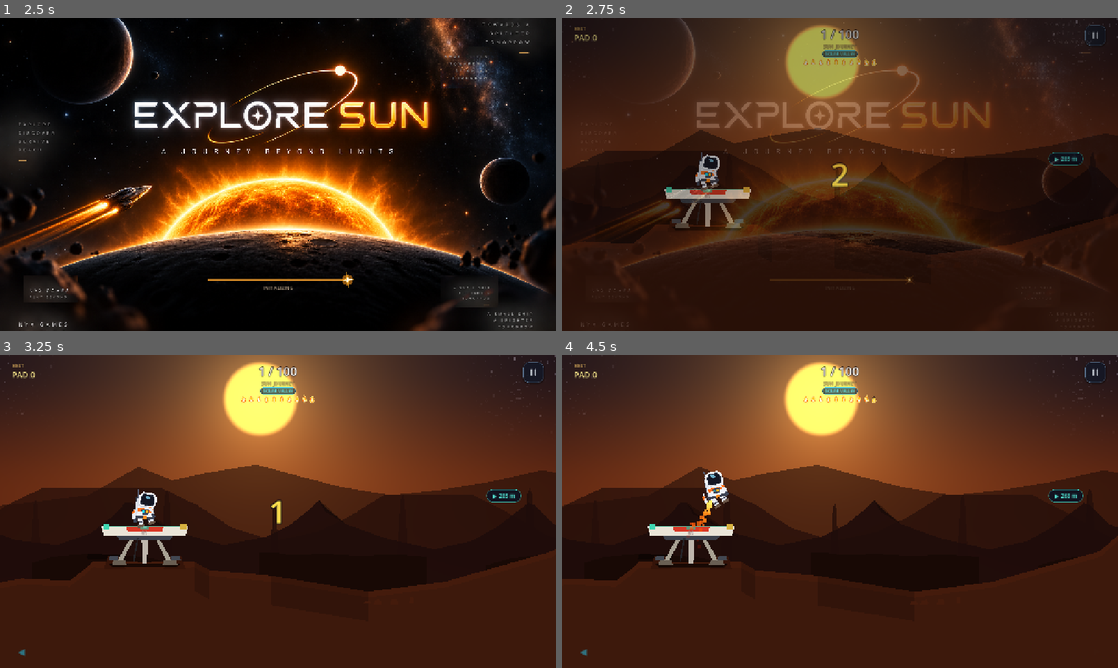
Above: before the commit, frames 1-4 (two rows, left to right).
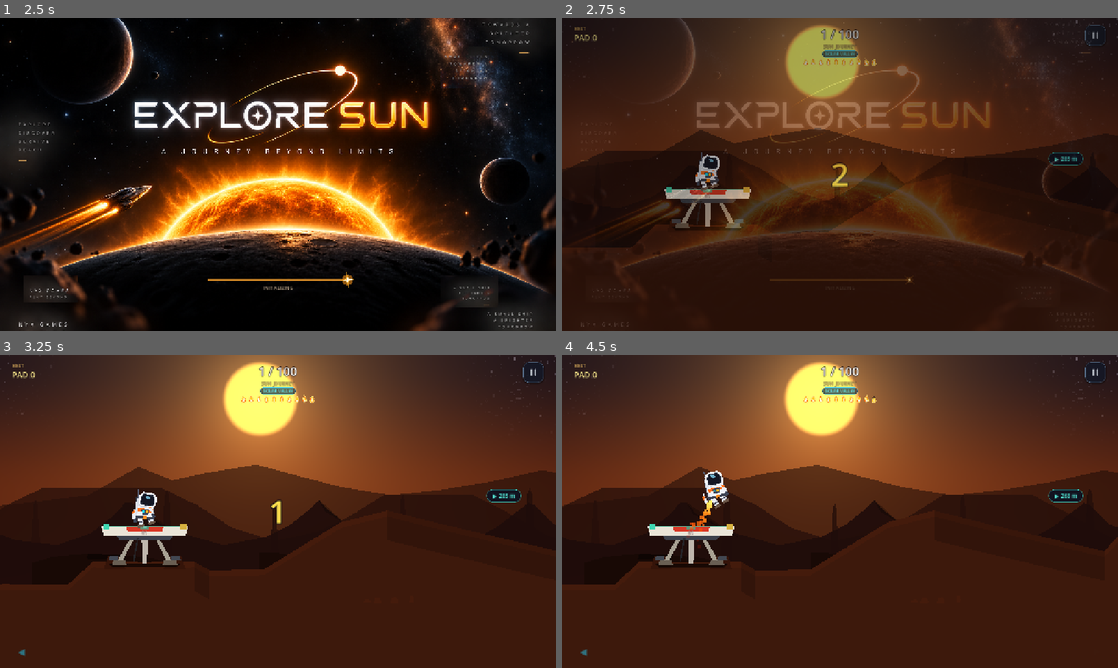
Above: after the commit, the same moments.

Repository: Tamizharuvi2006/space-adventure
Game: Godot game, scene res://scenes/main.tscn
Same seed, same stepped clock (60 frames per second), same inputs: the game is played once before the commit and once after it. Sound files missing from this copy of the repository are replaced by a short silence.
Inputs (mouse positions are in pixels of both pictures, inside the frame that each line leads up to):
- Up to frame 1 (2.5 s): tap Enter at 0.5 s; move the mouse to (400, 158) at 0.52 s; hold D 0.53-1.25 s; tap R at 0.6 s; click (400, 158) at 0.67 s; tap Space at 0.77 s; click (533, 36) at 1.25 s; click "↺ RETRY" at 2 s
- Up to frame 2 (2.75 s): no input
- Up to frame 3 (3.25 s): drag from (166, 527) to (250, 574) at 2.77 s
- Up to frame 4 (4.5 s): tap Space at 3.5 s; move the mouse to (895, 442) at 3.52 s; hold D 3.53-4.25 s; hold E 3.53-4.25 s; drag from (812, 574) to (673, 464) at 4.27 s

Frame 1 is identical in both runs. In frame 2, 0.4% of the frame differs, in the area x 5-89%, y 53-76%; in frame 3, 5.4%; in frame 4, 5.5%, in the area x 0-100%, y 52-76%.

Commit message:
Fix terrain visual variety: 6 distinct motif shapes, CLIFF_RIGHT formation, crater bowl arcs, deeper gorge scaling
- build_canyon_segment(): MESA/VALLEY_SHELF no longer collapse to same fallthrough.
  All 6 motifs now render distinct inter-pad terrain shapes:
  MESA=shallow plateau, VALLEY_SHELF=sharp V-gorge, CLIFF_LEFT=left-wall drop,
  CLIFF_RIGHT=right-wall drop (new), MOUNTAIN_PEAK=ridge crest above pads,
  CRATER_RIM=wide broad bowl with flat floor.
- build_station_formation(): Add CLIFF_RIGHT as proper mirror of CLIFF_LEFT.
  Cliff wall now towers on the RIGHT, chasm drops on the LEFT.
- _add_crater_bowl_arcs(): Implement instead of pass. Draws two stone arc walls
  (left+right) inside the crater bowl zone so crater rims read as a bowl.
- dip scaling: clampf(dx*0.10, 55.0, 220.0) — long milestone glides (2200+px)
  now show dramatically deeper gorges (220px vs old 95px cap).

Diff:
--- a/scripts/terrain_generator.gd
+++ b/scripts/terrain_generator.gd
@@ -261,7 +261,7 @@
 			_add_talus_scree(chunk_node, shelf_l - 25.0, shelf_r + 25.0, footing_y, base_rock)
 
 		FormationType.CLIFF_LEFT:
-			# ── 2. CLIFF SHELF — Pad carved into sheer rock wall, jutting over canyon chasm ─
+			# ── 2. CLIFF SHELF LEFT — Pad carved into left wall, drops into chasm on right ─
 			far_left = pos.x - half_w - 90.0
 			far_right = pos.x + half_w + 380.0
 			var shelf_l = pos.x - half_w - 18.0
@@ -289,6 +289,34 @@
 			_add_talus_scree(chunk_node, shelf_r + 60.0, shelf_r + 220.0, footing_y + 450.0, base_rock)
 			_add_chasm_monolith(chunk_node, pos.x + 380.0, footing_y - 45.0, base_rock, strata_col)
 
+		FormationType.CLIFF_RIGHT:
+			# ── 3. CLIFF SHELF RIGHT — Mirror: cliff wall towers on RIGHT, chasm drops on LEFT ─
+			far_left = pos.x - half_w - 380.0
+			far_right = pos.x + half_w + 90.0
+			var shelf_l2 = pos.x - half_w - 14.0
+			var shelf_r2 = pos.x + half_w + 18.0
+
+			surface_points = [
+				Vector2(far_left, footing_y + 600.0),          # Deep canyon gorge floor on left
+				Vector2(far_left + 120.0, footing_y + 560.0),
+				Vector2(far_left + 225.0, footing_y + 460.0),  # Canyon talus bench
+				Vector2(far_left + 310.0, footing_y + 340.0),
+				Vector2(shelf_l2 - 25.0, footing_y + 190.0),  # Sheer vertical canyon drop
+				Vector2(shelf_l2 - 12.0, footing_y + 55.0),
+				Vector2(shelf_l2, footing_y),                  # Sheer cantilever shelf edge!
+				Vector2(pos.x, footing_y + 1.0),
+				Vector2(shelf_r2, footing_y),                  # Pad shelf niche carved into right wall
+				Vector2(shelf_r2 + 22.0, footing_y - 18.0),
+				Vector2(far_right - 15.0, footing_y - 60.0),
+				Vector2(far_right + 15.0, footing_y - 110.0),
+				Vector2(far_right + 40.0, footing_y - 160.0),  # High cliff crest towering right
+			]
+			_build_faceted_rock_layers(chunk_node, surface_points, far_left, far_right + 40.0, abyss_depth_y, base_rock, strata_col)
+			_add_bedrock_anchor_system(chunk_node, pos.x, footing_y, half_w, base_rock)
+			_add_thermal_vent(chunk_node, shelf_l2 - 30.0, footing_y + 195.0)
+			_add_talus_scree(chunk_node, shelf_l2 - 220.0, shelf_l2 - 60.0, footing_y + 450.0, base_rock)
+			_add_chasm_monolith(chunk_node, pos.x - 380.0, footing_y - 45.0, base_rock, strata_col)
+
 		FormationType.MOUNTAIN_PEAK:
 			# ── 3. RIDGE CREST — Razor-sharp mountain ridge peak ────────────────────
 			far_left = pos.x - half_w - 220.0
@@ -337,28 +365,58 @@
 			_add_bedrock_anchor_system(chunk_node, pos.x, footing_y, half_w, base_rock)
 			_add_talus_scree(chunk_node, shelf_r + 30.0, shelf_r + 140.0, footing_y + 180.0, base_rock)
 
-		FormationType.VALLEY_SHELF, _:
-			# ── 5. VALLEY SHELF — Elevated rock bench inside a deep canyon basin ───
+		FormationType.VALLEY_SHELF:
+			# ── 5. VALLEY SHELF — Elevated bench with a flanking rock pinnacle and lower gorge ─
 			far_left = pos.x - half_w - 160.0
 			far_right = pos.x + half_w + 200.0
-			var shelf_l = pos.x - half_w - 18.0
-			var shelf_r = pos.x + half_w + 18.0
+			var shelf_l_vs = pos.x - half_w - 18.0
+			var shelf_r_vs = pos.x + half_w + 18.0
 
 			surface_points = [
 				Vector2(far_left, footing_y + 420.0),
 				Vector2(far_left + 45.0, footing_y + 240.0),
-				Vector2(shelf_l - 65.0, footing_y + 95.0),
-				Vector2(shelf_l, footing_y),                  # Valley shelf ledge
+				Vector2(shelf_l_vs - 65.0, footing_y + 95.0),
+				Vector2(shelf_l_vs, footing_y),                # Valley shelf ledge
 				Vector2(pos.x, footing_y + 2.0),
-				Vector2(shelf_r, footing_y),
-				Vector2(shelf_r + 30.0, footing_y + 45.0),
-				Vector2(shelf_r + 75.0, footing_y - 25.0),    # Flanking rock pinnacle
-				Vector2(shelf_r + 120.0, footing_y + 140.0),
+				Vector2(shelf_r_vs, footing_y),
+				Vector2(shelf_r_vs + 30.0, footing_y + 45.0),
+				Vector2(shelf_r_vs + 75.0, footing_y - 25.0),  # Flanking rock pinnacle
+				Vector2(shelf_r_vs + 120.0, footing_y + 140.0),
 				Vector2(far_right, footing_y + 420.0),
 			]
 			_build_faceted_rock_layers(chunk_node, surface_points, far_left, far_right, abyss_depth_y, base_rock, strata_col)
 			_add_bedrock_anchor_system(chunk_node, pos.x, footing_y, half_w, base_rock)
-			_add_talus_scree(chunk_node, shelf_l - 45.0, shelf_r + 45.0, footing_y, base_rock)
+			_add_talus_scree(chunk_node, shelf_l_vs - 45.0, shelf_r_vs + 45.0, footing_y, base_rock)
+
+		_:
+			# ── 6. MESA (default) — Wide flat-top butte, symmetric stepped sides ────────
+			far_left = pos.x - half_w - 240.0
+			far_right = pos.x + half_w + 240.0
+			var shelf_l_m = pos.x - half_w - 20.0
+			var shelf_r_m = pos.x + half_w + 20.0
+
+			surface_points = [
+				Vector2(far_left, footing_y + 480.0),
+				Vector2(far_left + 60.0, footing_y + 340.0),
+				Vector2(far_left + 110.0, footing_y + 240.0),
+				Vector2(shelf_l_m - 90.0, footing_y + 160.0),
+				Vector2(shelf_l_m - 45.0, footing_y + 70.0),
+				Vector2(shelf_l_m - 15.0, footing_y + 18.0),
+				Vector2(shelf_l_m, footing_y),
+				Vector2(pos.x - half_w * 0.4, footing_y + 2.0),
+				Vector2(pos.x, footing_y),
+				Vector2(pos.x + half_w * 0.4, footing_y + 2.0),
+				Vector2(shelf_r_m, footing_y),
+				Vector2(shelf_r_m + 15.0, footing_y + 18.0),
+				Vector2(shelf_r_m + 45.0, footing_y + 70.0),
+				Vector2(shelf_r_m + 90.0, footing_y + 160.0),
+				Vector2(far_right - 110.0, footing_y + 240.0),
+				Vector2(far_right - 60.0, footing_y + 340.0),
+				Vector2(far_right, footing_y + 480.0),
+			]
+			_build_faceted_rock_layers(chunk_node, surface_points, far_left, far_right, abyss_depth_y, base_rock, strata_col)
+			_add_bedrock_anchor_system(chunk_node, pos.x, footing_y, half_w, base_rock)
+			_add_talus_scree(chunk_node, shelf_l_m - 25.0, shelf_r_m + 25.0, footing_y, base_rock)
 
 # ─── Multi-Faceted Geological Layer Builder ──────────────────────────────────
 func _build_faceted_rock_layers(chunk: Node2D, surface_pts: PackedVector2Array, far_left: float, far_right: float, abyss_y: float, rock_col: Color, strata_col: Color) -> void:
@@ -545,8 +603,49 @@
 func _add_cliff_face_cracks(_chunk: Node2D, _cliff_left: float, _shelf_l: float, _top_y: float, _shelf_y: float, _rock_col: Color) -> void:
 	pass
 
-func _add_crater_bowl_arcs(_chunk: Node2D, _rim_x: float, _far_x: float, _deck_y: float, _strata_col: Color) -> void:
-	pass
+func _add_crater_bowl_arcs(chunk: Node2D, rim_x: float, far_x: float, deck_y: float, strata_col: Color) -> void:
+	# Draw a visible curved stone arc rising from the crater bowl floor,
+	# suggesting the inner bowl shape of the crater rim pad.
+	var bowl_center_x = rim_x + (far_x - rim_x) * 0.45
+	var bowl_depth = 180.0
+	var bowl_width = (far_x - rim_x) * 0.7
+
+	# Left arc wall
+	var arc_left: PackedVector2Array = [
+		Vector2(rim_x + 30.0, deck_y),
+		Vector2(rim_x + 55.0, deck_y + 55.0),
+		Vector2(rim_x + 90.0, deck_y + 110.0),
+		Vector2(bowl_center_x - bowl_width * 0.35, deck_y + bowl_depth),
+		Vector2(bowl_center_x, deck_y + bowl_depth + 20.0),   # Bowl floor center
+		Vector2(bowl_center_x, deck_y + bowl_depth + 50.0),
+		Vector2(bowl_center_x - bowl_width * 0.35, deck_y + bowl_depth + 45.0),
+		Vector2(rim_x + 80.0, deck_y + 130.0),
+		Vector2(rim_x + 42.0, deck_y + 70.0),
+		Vector2(rim_x + 20.0, deck_y + 18.0),
+	]
+	var arc_l_poly = Polygon2D.new()
+	arc_l_poly.name = "CraterBowlArcL"
+	arc_l_poly.polygon = arc_left
+	arc_l_poly.color = Color(strata_col.r * 0.55, strata_col.g * 0.50, strata_col.b * 0.45, 0.72)
+	chunk.add_child(arc_l_poly)
+
+	# Right arc wall
+	var arc_right: PackedVector2Array = [
+		Vector2(bowl_center_x, deck_y + bowl_depth + 20.0),
+		Vector2(bowl_center_x + bowl_width * 0.35, deck_y + bowl_depth),
+		Vector2(far_x - 60.0, deck_y + 120.0),
+		Vector2(far_x - 30.0, deck_y + 60.0),
+		Vector2(far_x - 10.0, deck_y + 15.0),
+		Vector2(far_x - 15.0, deck_y + 40.0),
+		Vector2(far_x - 50.0, deck_y + 90.0),
+		Vector2(bowl_center_x + bowl_width * 0.35, deck_y + bowl_depth + 40.0),
+		Vector2(bowl_center_x, deck_y + bowl_depth + 50.0),
+	]
+	var arc_r_poly = Polygon2D.new()
+	arc_r_poly.name = "CraterBowlArcR"
+	arc_r_poly.polygon = arc_right
+	arc_r_poly.color = Color(strata_col.r * 0.45, strata_col.g * 0.42, strata_col.b * 0.38, 0.65)
+	chunk.add_child(arc_r_poly)
 
 # ─── Canyon Chasm Monolith (rises from deep canyon floor below flight path) ──
 func _add_chasm_monolith(chunk: Node2D, center_x: float, peak_y: float, rock_col: Color, _strata_col: Color) -> void:
@@ -699,7 +798,9 @@
 
 	var dx = shelf_bl - start_x
 	var max_y = maxf(footing_ya, footing_yb)
-	var dip = clampf(dx * 0.12, 35.0, 95.0)
+	# Fix 4: Scale dip with gap distance so long glides show dramatically deeper gorges.
+	# Previously capped at 95px — now scales up to 220px for long milestone flights.
+	var dip = clampf(dx * 0.10, 55.0, 220.0)
 
 	var surface_points: PackedVector2Array = []
 	surface_points.append(Vector2(start_x, footing_ya))
@@ -707,34 +808,60 @@
 
 	match motif:
 		FormationType.CLIFF_LEFT:
-			surface_points.append(Vector2(start_x + dx * 0.18, footing_ya + dip * 0.40))
-			surface_points.append(Vector2(start_x + dx * 0.35, max_y + dip * 0.85))
-			surface_points.append(Vector2(start_x + dx * 0.52, max_y + dip))
-			surface_points.append(Vector2(start_x + dx * 0.70, max_y + dip * 0.65))
-			surface_points.append(Vector2(shelf_bl - 65.0, footing_yb + 65.0))
-			surface_points.append(Vector2(shelf_bl - 25.0, footing_yb + 25.0))
+			# Terrain drops quickly on the left side then floors, sheer wall on left
+			surface_points.append(Vector2(start_x + dx * 0.12, footing_ya + dip * 0.60))
+			surface_points.append(Vector2(start_x + dx * 0.28, max_y + dip * 0.90))
+			surface_points.append(Vector2(start_x + dx * 0.50, max_y + dip))          # Deep floor left-biased
+			surface_points.append(Vector2(start_x + dx * 0.68, max_y + dip * 0.75))
+			surface_points.append(Vector2(shelf_bl - 70.0, footing_yb + 80.0))
+			surface_points.append(Vector2(shelf_bl - 28.0, footing_yb + 28.0))
+
+		FormationType.CLIFF_RIGHT:
+			# Mirror: sheer wall on right, terrain floors right-biased
+			surface_points.append(Vector2(start_x + dx * 0.22, footing_ya + dip * 0.45))
+			surface_points.append(Vector2(start_x + dx * 0.45, max_y + dip * 0.80))
+			surface_points.append(Vector2(start_x + dx * 0.62, max_y + dip))          # Deep floor right-biased
+			surface_points.append(Vector2(start_x + dx * 0.78, max_y + dip * 0.55))
+			surface_points.append(Vector2(shelf_bl - 50.0, footing_yb + 60.0))
+			surface_points.append(Vector2(shelf_bl - 22.0, footing_yb + 22.0))
 
 		FormationType.MOUNTAIN_PEAK:
-			surface_points.append(Vector2(start_x + dx * 0.20, footing_ya + dip * 0.35))
-			surface_points.append(Vector2(start_x + dx * 0.45, max_y + dip * 0.75))
-			surface_points.append(Vector2(start_x + dx * 0.65, max_y + dip * 0.50))
-			surface_points.append(Vector2(shelf_bl - 65.0, footing_yb + 55.0))
-			surface_points.append(Vector2(shelf_bl - 25.0, footing_yb + 20.0))
+			# Terrain rises to a narrow ridge crest in the middle — steep both sides
+			var ridge_y = minf(footing_ya, footing_yb) - dip * 0.45  # Ridge ABOVE both pads
+			surface_points.append(Vector2(start_x + dx * 0.18, footing_ya + dip * 0.20))
+			surface_points.append(Vector2(start_x + dx * 0.38, ridge_y + dip * 0.30))
+			surface_points.append(Vector2(start_x + dx * 0.50, ridge_y))              # Narrow ridge crest
+			surface_points.append(Vector2(start_x + dx * 0.62, ridge_y + dip * 0.30))
+			surface_points.append(Vector2(shelf_bl - 55.0, footing_yb + 55.0))
+			surface_points.append(Vector2(shelf_bl - 22.0, footing_yb + 20.0))
 
 		FormationType.CRATER_RIM:
-			surface_points.append(Vector2(start_x + dx * 0.22, footing_ya + dip * 0.30))
-			surface_points.append(Vector2(start_x + dx * 0.50, max_y + dip * 0.80))
+			# Wide shallow bowl — slow sweep down, broad floor, slow sweep up
+			surface_points.append(Vector2(start_x + dx * 0.15, footing_ya + dip * 0.20))
+			surface_points.append(Vector2(start_x + dx * 0.32, max_y + dip * 0.65))
+			surface_points.append(Vector2(start_x + dx * 0.45, max_y + dip * 0.88))  # Broad bowl floor left
+			surface_points.append(Vector2(start_x + dx * 0.55, max_y + dip * 0.88))  # Broad bowl floor right
 			surface_points.append(Vector2(start_x + dx * 0.70, max_y + dip * 0.60))
-			surface_points.append(Vector2(shelf_bl - 50.0, footing_yb + 40.0))
-			surface_points.append(Vector2(shelf_bl - 20.0, footing_yb + 15.0))
-
-		_: # MESA, VALLEY_SHELF
-			surface_points.append(Vector2(start_x + dx * 0.18, footing_ya + dip * 0.30))
-			surface_points.append(Vector2(start_x + dx * 0.35, max_y + dip * 0.65))
-			surface_points.append(Vector2(start_x + dx * 0.52, max_y + dip * 0.85))
-			surface_points.append(Vector2(start_x + dx * 0.72, max_y + dip * 0.55))
-			surface_points.append(Vector2(shelf_bl - 55.0, footing_yb + 45.0))
-			surface_points.append(Vector2(shelf_bl - 20.0, footing_yb + 18.0))
+			surface_points.append(Vector2(shelf_bl - 45.0, footing_yb + 40.0))
+			surface_points.append(Vector2(shelf_bl - 18.0, footing_yb + 14.0))
+
+		FormationType.VALLEY_SHELF:
+			# Sharp V-gorge — steep drop, narrow floor, steep climb. Most dramatic shape.
+			surface_points.append(Vector2(start_x + dx * 0.22, footing_ya + dip * 0.55))
+			surface_points.append(Vector2(start_x + dx * 0.38, max_y + dip * 0.92))
+			surface_points.append(Vector2(start_x + dx * 0.48, max_y + dip))          # V-gorge tight floor
+			surface_points.append(Vector2(start_x + dx * 0.52, max_y + dip))          # Narrow floor width
+			surface_points.append(Vector2(start_x + dx * 0.65, max_y + dip * 0.88))
+			surface_points.append(Vector2(shelf_bl - 60.0, footing_yb + 55.0))
+			surface_points.append(Vector2(shelf_bl - 24.0, footing_yb + 22.0))
+
+		_: # MESA (default) — Flat plateau, terrain stays high, gentle dip in middle
+			surface_points.append(Vector2(start_x + dx * 0.16, footing_ya + dip * 0.15))
+			surface_points.append(Vector2(start_x + dx * 0.30, max_y + dip * 0.40))  # Shallow dip only
+			surface_points.append(Vector2(start_x + dx * 0.50, max_y + dip * 0.50))  # Stays high
+			surface_points.append(Vector2(start_x + dx * 0.70, max_y + dip * 0.38))
+			surface_points.append(Vector2(shelf_bl - 50.0, footing_yb + 38.0))
+			surface_points.append(Vector2(shelf_bl - 18.0, footing_yb + 14.0))
 
 	surface_points.append(Vector2(shelf_bl, footing_yb))
 	surface_points.append(Vector2(pos_b.x, footing_yb + 1.0))
